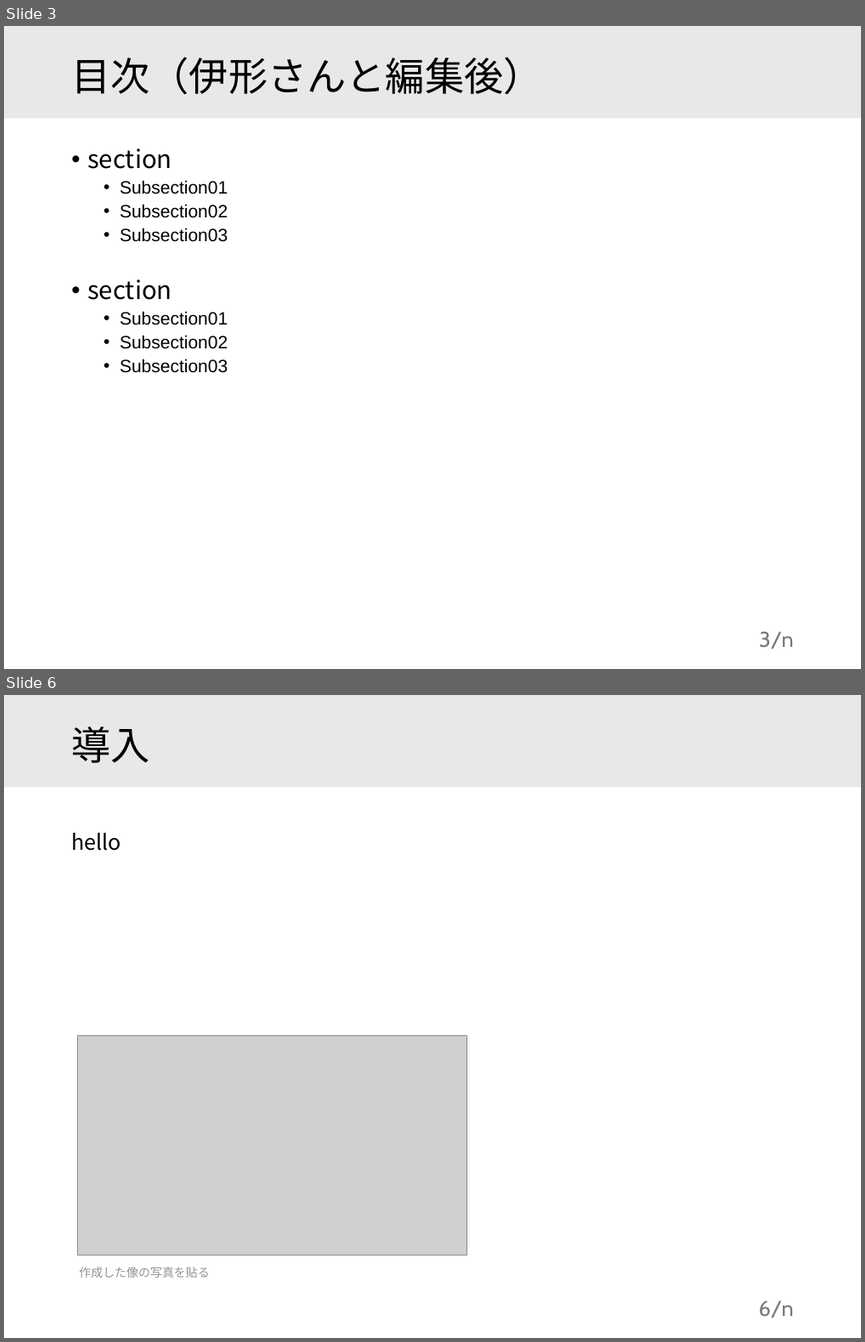
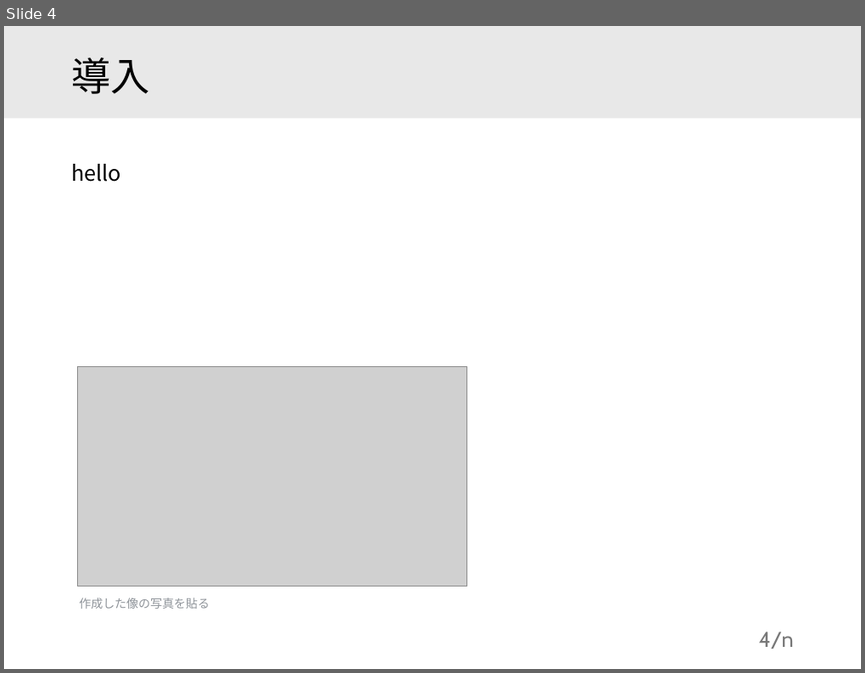
Before and after one commit to motoki-omamiuda/gakushuin, a slide deck: docs/大輪講.pptx. Shown one above the other, each under a label of ours: slides 3 and 6 before the commit, slide 4 after it; the slides between them are not shown. The pictures are 865x1342 and 865x673 pixels, drawn with LibreOffice and Linux fonts; fonts in the diff are those of the drawing; grey boxes stand for pictures. Boxes give left, top, right and bottom in pixels: in the first picture for what was removed or moved away, otherwise in the second. Text is boxed around its words. In the diff, an @@ line names an element or a change of style, - is before the commit and + after.

```diff
--- a/docs/大輪講.pptx
+++ b/docs/大輪講.pptx
@@ slide 3 removed at [4,26,861,669], background #FFFFFF @@
@@ rectangle removed at [4,26,861,119] @@
@@ title removed at [71,57,542,95] @@
-目次（伊形さんと編集後）
@@ text removed at [87,148,228,373] @@
-• section
-  • Subsection01
-  • Subsection02
-  • Subsection03
-• section
-  • Subsection01
-  • Subsection02
-  • Subsection03
@@ page number removed at [759,631,794,648] @@
-3/n
@@ what was slide 6 is now slide 4 @@
@@ page number at [759,631,794,648]: text changed @@
-6/n
+4/n
```
Also in this commit, not shown: 3 slides changed, 1 other slide removed, 27 other files.
